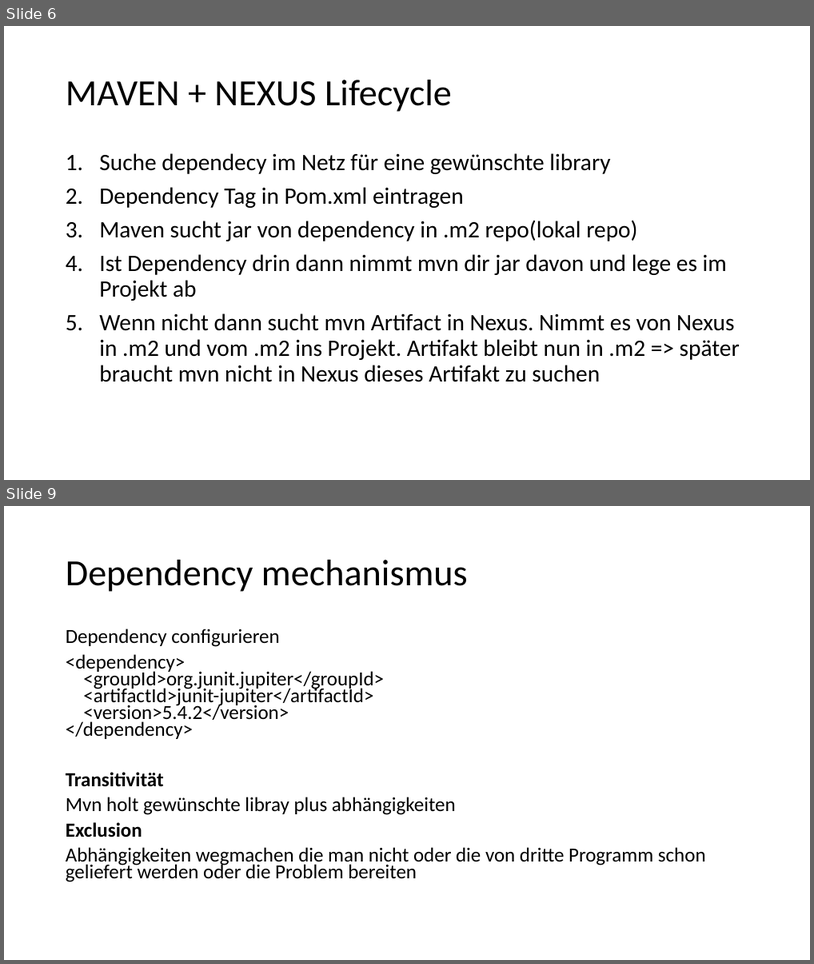
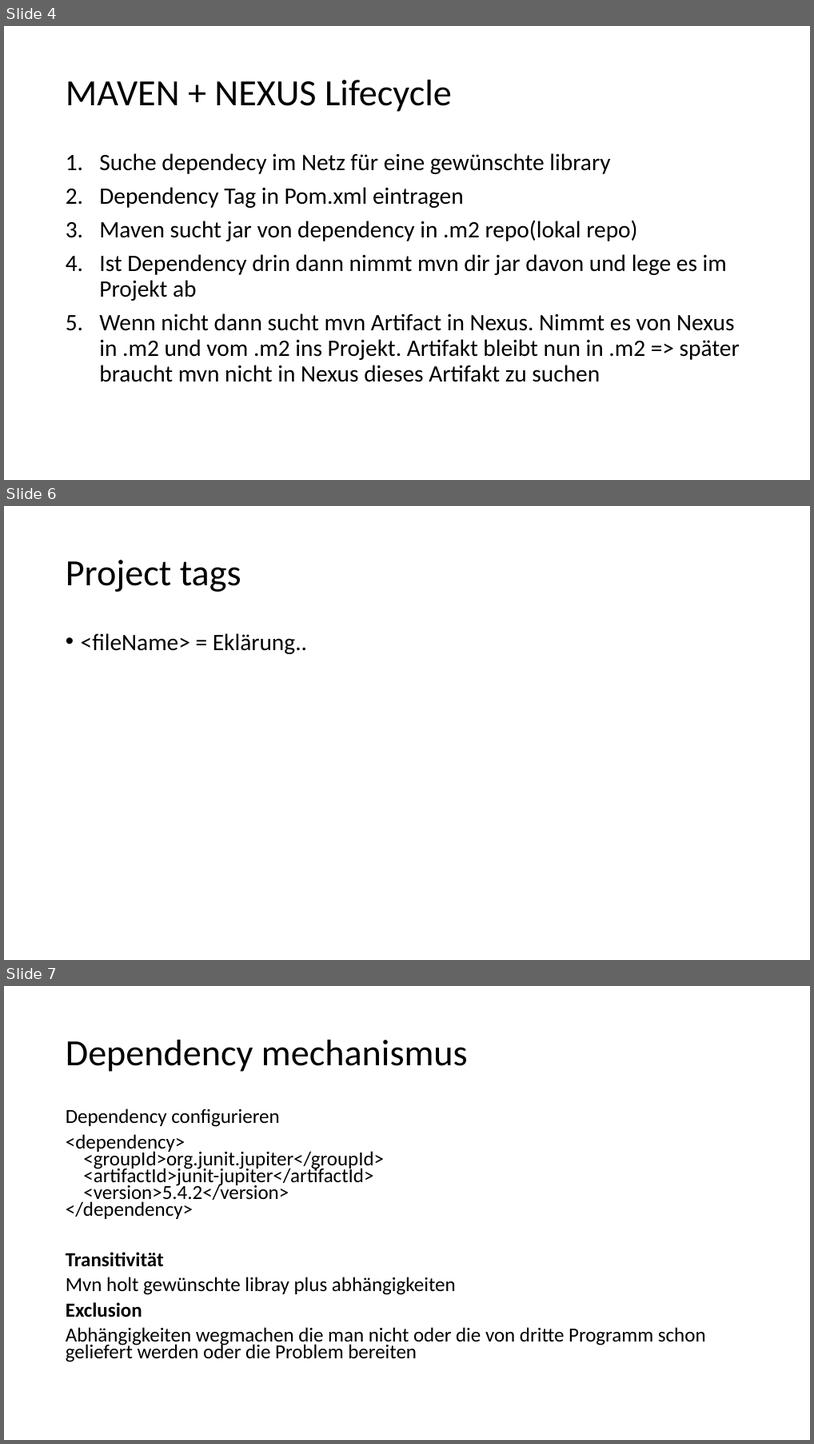
Before and after one commit to cedrica/schulung, a slide deck: MAVEN.pptx. Shown one above the other, each under a label of ours: slides 6 and 9 before the commit, slides 4, 6 and 7 after it; the slides between them are not shown. The pictures are 814x964 and 814x1444 pixels, drawn with LibreOffice and Linux fonts; fonts in the diff are those of the drawing. Boxes give left, top, right and bottom in pixels: in the first picture for what was removed or moved away, otherwise in the second. Text is boxed around its words. In the diff, an @@ line names an element or a change of style, - is before the commit and + after.

```diff
--- a/MAVEN.pptx
+++ b/MAVEN.pptx
@@ slide 6 added at (4, 506, 810, 960), background #FFFFFF @@
@@ title added at (66, 560, 242, 592), 44 pt, text #000000 @@
+Project tags
@@ text added at (81, 633, 307, 654), 28 pt, text #000000 @@
+• <fileName> = Eklärung..
@@ what was slide 6 is now slide 4 @@
@@ what was slide 9 is now slide 7 @@
```
Also in this commit, not shown: 3 slides changed, 4 other slides added, 4 slides removed, 16 other files.
